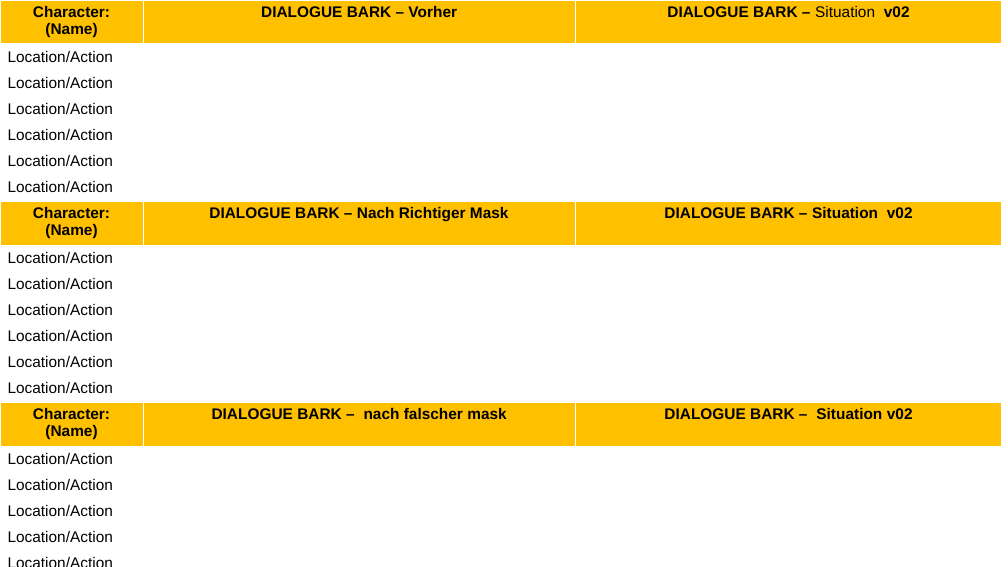
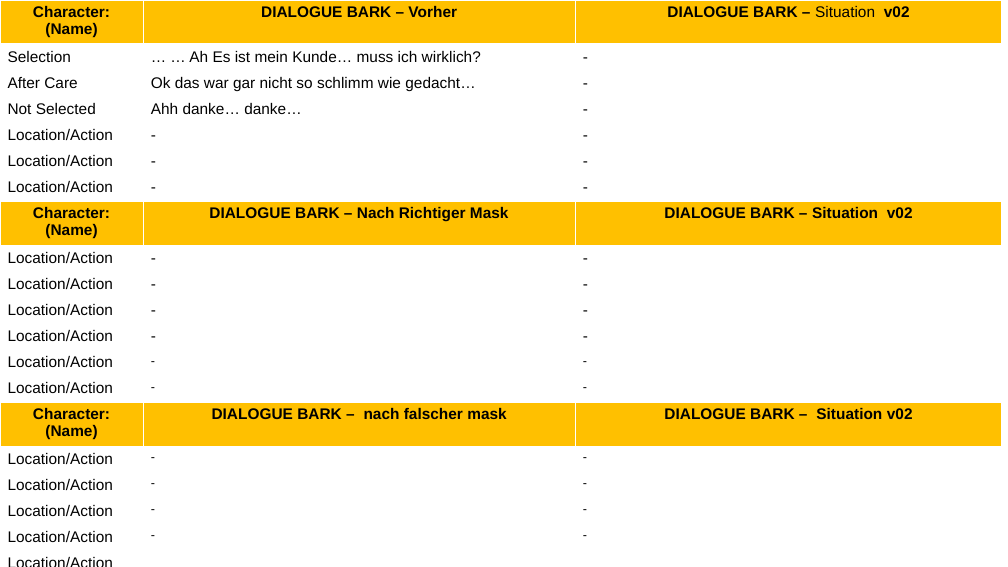
Before and after one commit to E1kari/Game-Jaaaam, a slide deck: slide 5 of Design Stuff/Narrativ/Masken/Angst Maske.pptx (slide 6 before the commit). Drawn at 1008x567 pixels with LibreOffice and Linux fonts; fonts in the diff are those of the drawing. Boxes give left, top, right and bottom in pixels: in the first picture for what was removed or moved away, otherwise in the second. Text is boxed around its words. In the diff, an @@ line names an element or a change of style, - is before the commit and + after.

```diff
--- a/Design Stuff/Narrativ/Masken/Angst Maske.pptx
+++ b/Design Stuff/Narrativ/Masken/Angst Maske.pptx
@@ table at <box>0,0,1002,567</box> @@
+row 2: Selection | … … Ah Es ist mein Kunde… muss ich wirklich? | -
+row 3: After Care | Ok das war gar nicht so schlimm wie gedacht… | -
+row 4: Not Selected | Ahh danke… danke… | -
+row 5: Location/Action | - | -
+row 6: Location/Action | - | -
+row 7: Location/Action | - | -
+row 8: Character: (Name) | DIALOGUE BARK – Nach Richtiger Mask | DIALOGUE BARK – Situation v02
+row 9: Location/Action | - | -
+row 10: Location/Action | - | -
+row 11: Location/Action | - | -
+row 12: Location/Action | - | -
+row 13: Location/Action | - | -
+row 14: Location/Action | - | -
+row 15: Character: (Name) | DIALOGUE BARK – nach falscher mask | DIALOGUE BARK – Situation v02
+row 16: Location/Action | - | -
+row 17: Location/Action | - | -
+row 18: Location/Action | - | -
+row 19: Location/Action | - | -
-row 4: Location/Action |  | 
-row 5: Location/Action |  | 
-row 6: Location/Action |  | 
-row 7: Location/Action |  | 
-row 8: Character: (Name) | DIALOGUE BARK – Nach Richtiger Mask | DIALOGUE BARK – Situation v02
-row 9: Location/Action |  | 
-row 10: Location/Action |  | 
-row 11: Location/Action |  | 
-row 12: Location/Action |  | 
-row 13: Location/Action |  | 
-row 14: Location/Action |  | 
-row 15: Character: (Name) | DIALOGUE BARK – nach falscher mask | DIALOGUE BARK – Situation v02
-row 16: Location/Action |  | 
-row 17: Location/Action |  | 
-row 18: Location/Action |  | 
-row 19: Location/Action |  | 
-row 20: Location/Action |  | 
-row 21: Location/Action |  | 
```
Also in this commit, not shown: 2 other slides changed, 1 slide added, 2 slides removed, 2 other files.
